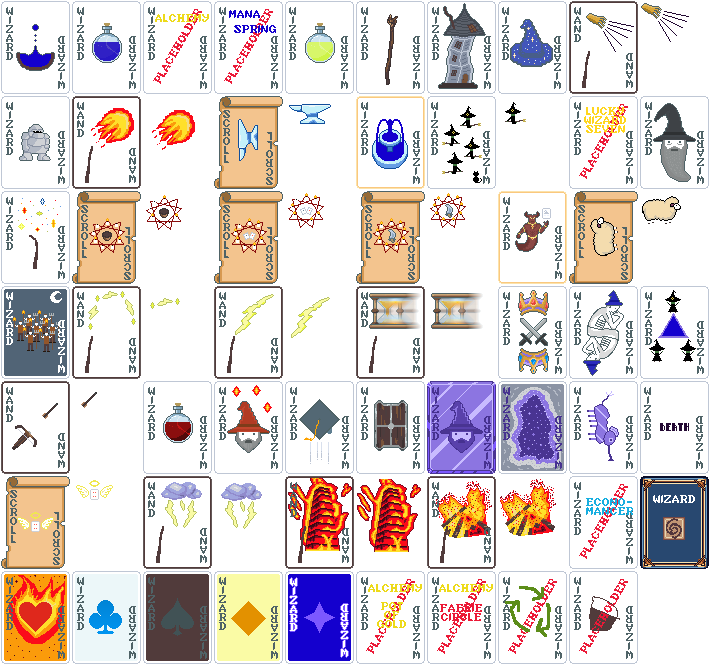
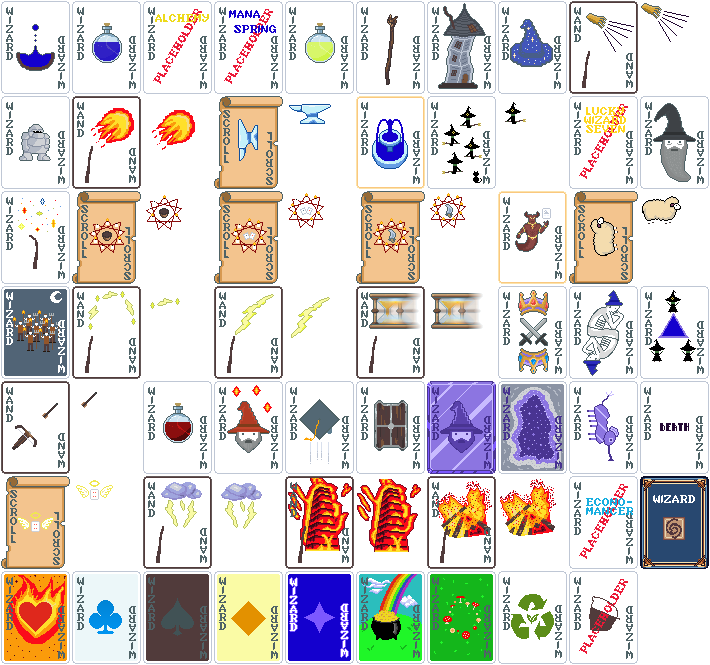
The second w=710, h=665 image is a revision of the first. Changes to its layers:
removed layer "Placeholder Pot of Gold" over [359,574,422,661]
removed layer "Placeholder Faerie Circle" over [430,574,493,661]
added group "Pot of Gold" with 6 layers above "Faerie Circle" over [359,574,422,661]
added layer "Wizard text #1" in group "Pot of Gold" over [361,577,420,658]
added layer "Pot of Gold art" in group "Pot of Gold" over [371,610,401,640]
added layer "Rainbow art angle change" in group "Pot of Gold" over [378,574,417,623]
added layer "Cloud art" in group "Pot of Gold" over [362,578,418,608]
added layer "Grass art" in group "Pot of Gold" over [362,624,418,651]
added layer "Pot of Gold card back copy" in group "Pot of Gold" over [359,574,422,661]
added group "Faerie Circle" with 4 layers above "Recycling" over [430,574,493,661]
added layer "Wizard text #10" in group "Faerie Circle" over [432,577,491,658]
added layer "Faerie Circle art" in group "Faerie Circle" over [443,596,481,639]
added layer "Grass texture" in group "Faerie Circle" over [434,578,488,655]
added layer "Faerie Circle card back" in group "Faerie Circle" over [430,574,493,661]
added group "Recycling" with 3 layers above "Placeholder recycling" over [505,579,562,659]
added layer "Wizard text #14" in group "Recycling" over [505,579,562,658]
added layer "Recycling art" in group "Recycling" over [511,594,554,640]
added layer "Recycling card back" in group "Recycling" over [505,579,562,659]
